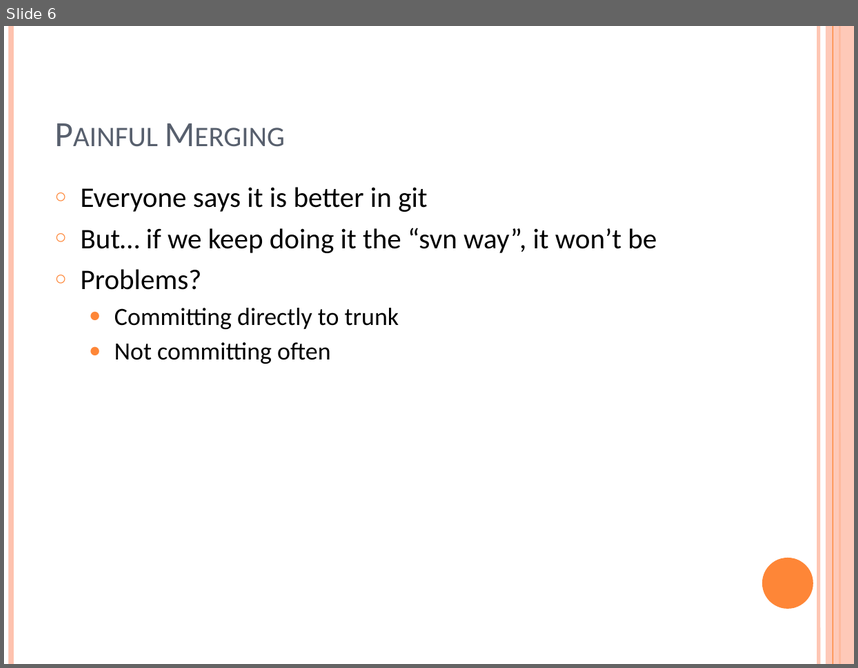
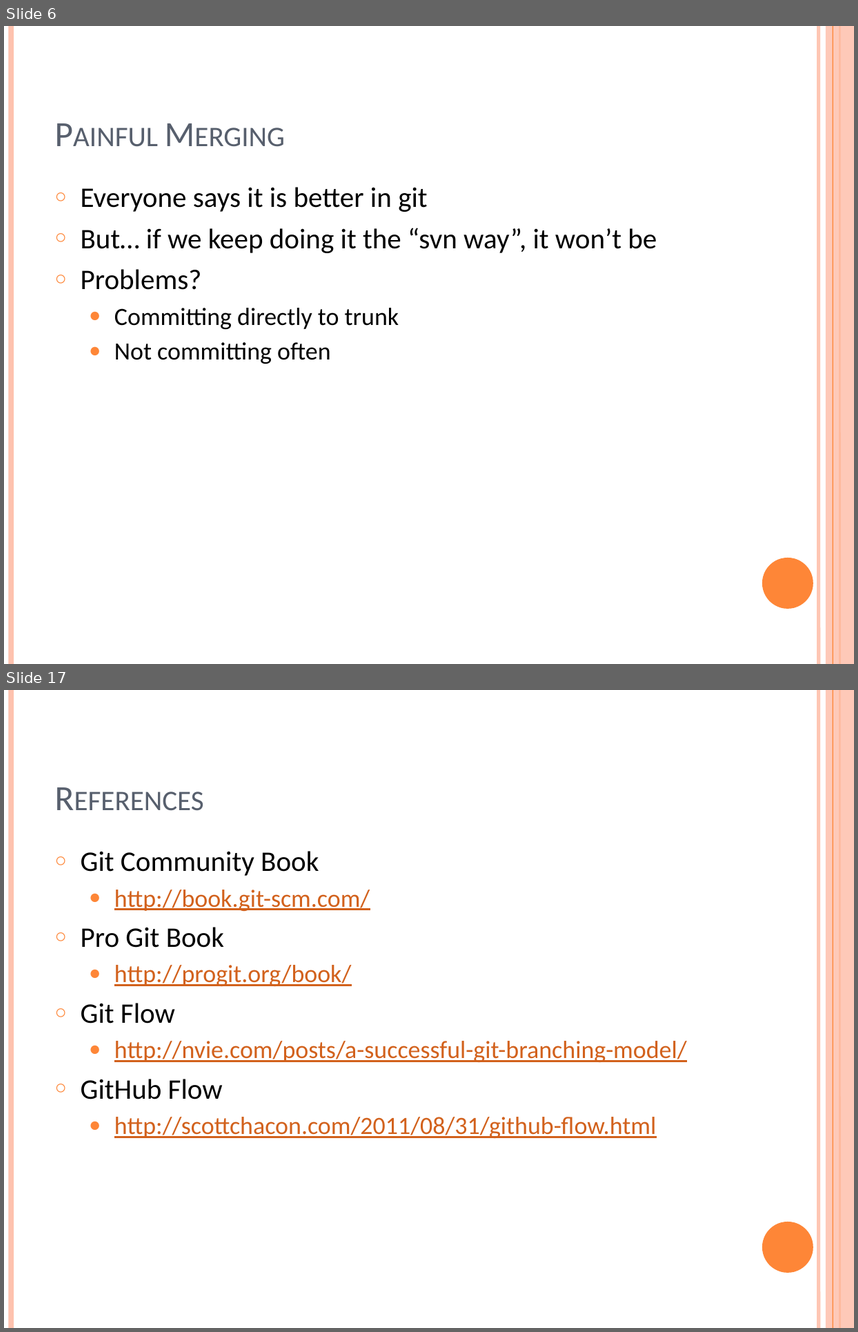
Before and after one commit to ungood/presentations, a slide deck: GitFlow/The Case for Git (Flow).pptx. Shown one above the other, each under a label of ours: slide 6 before the commit, slides 6 and 17 after it; the slides between them are not shown. The pictures are 858x668 and 858x1332 pixels, drawn with LibreOffice and Linux fonts; fonts in the diff are those of the drawing. Boxes give left, top, right and bottom in pixels: in the first picture for what was removed or moved away, otherwise in the second. Text is boxed around its words. In the diff, an @@ line names an element or a change of style, - is before the commit and + after.

Commit message:
Finished GitFlow presentation

```diff
--- a/GitFlow/The Case for Git (Flow).pptx
+++ b/GitFlow/The Case for Git (Flow).pptx
@@ slide 17 added at (4,690,854,1328), background #FFFFFF; not listed: 6 template elements that a slide beside it also shows @@
@@ title added at (47,716,741,822), 30 pt, text #575F6D, small capitals @@
+References
@@ text added at (81,851,687,1138), 21 pt, text #D2611C, underline @@
+○ Git Community Book
+  ● http://book.git-scm.com/
+○ Pro Git Book
+  ● http://progit.org/book/
+○ Git Flow
+  ● http://nvie.com/posts/a-successful-git-branching-model/
+○ GitHub Flow
+  ● http://scottchacon.com/2011/08/31/github-flow.html
```
Also in this commit, not shown: 1 slide changed, 10 other slides added, 1 slide removed, 1 other file.
